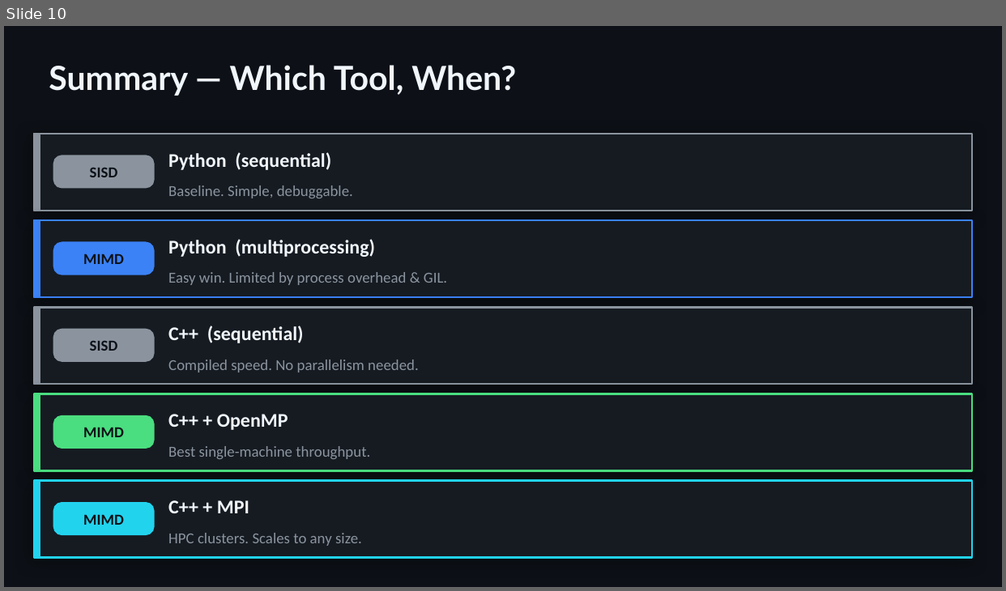
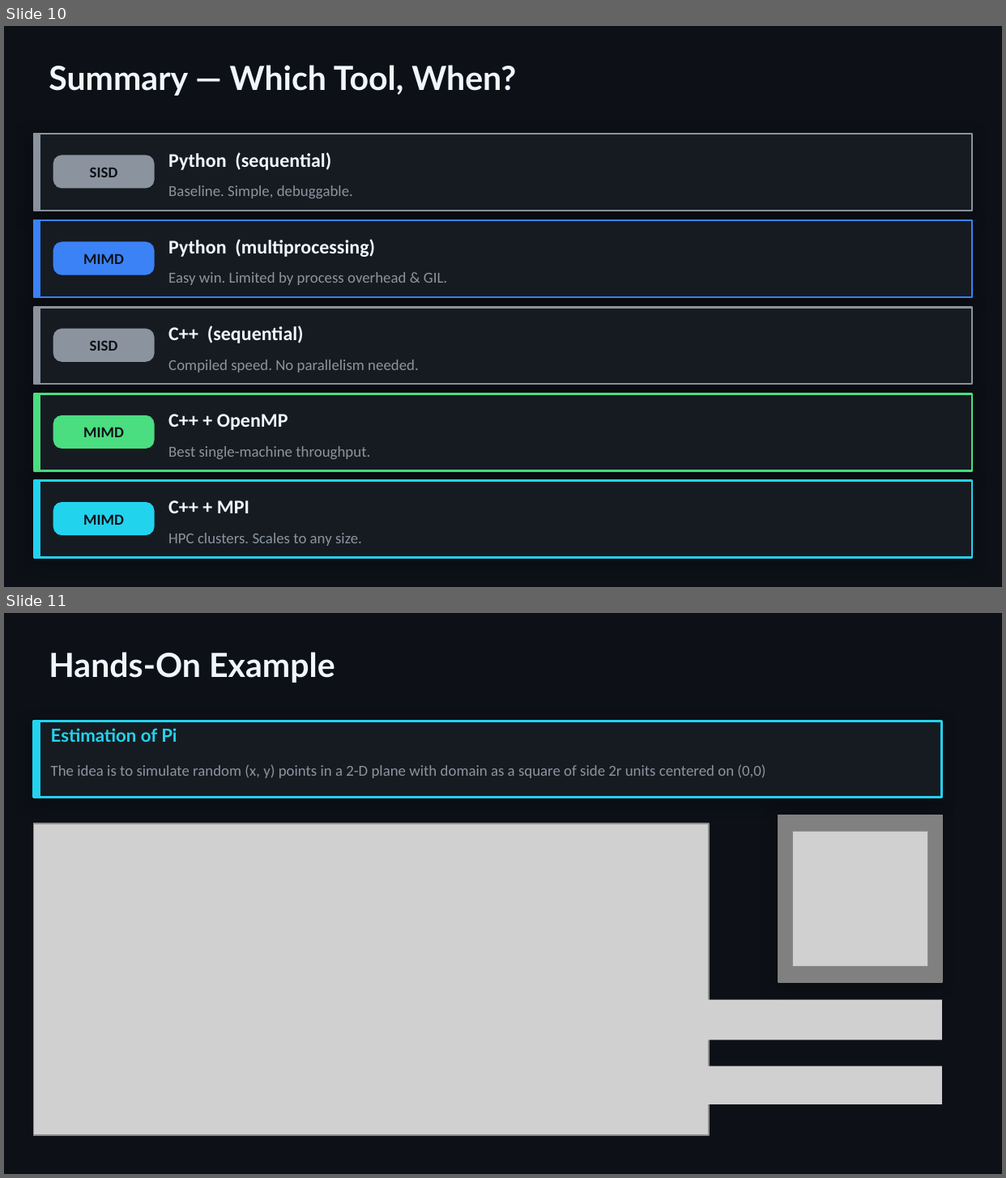
Before and after one commit to youssefwally/FromForLoopToSupercomputer, a slide deck: parallel_computing .pptx. Shown one above the other, each under a label of ours: slide 10 before the commit, slides 10 and 11 after it. The pictures are 1006x591 and 1006x1178 pixels, drawn with LibreOffice and Linux fonts; fonts in the diff are those of the drawing; grey boxes stand for pictures. Boxes give left, top, right and bottom in pixels: in the first picture for what was removed or moved away, otherwise in the second. Text is boxed around its words. In the diff, an @@ line names an element or a change of style, - is before the commit and + after.

Commit message:
updated powerpoint

```diff
--- a/parallel_computing .pptx
+++ b/parallel_computing .pptx
@@ slide 11 added at [4,613,1002,1174], background #0D1117 @@
@@ text added at [49,652,335,683], 24 pt, text #F0F6FC, bold @@
+Hands-On Example
@@ group added at [34,721,942,798]: 2 rectangles, 2 texts @@
+Estimation of Pi
+The idea is to simulate random (x, y) points in a 2-D plane with domain as a square of side 2r units centered on (0,0)
@@ picture added at [34,824,709,1135] @@
@@ rectangle added at [778,815,942,982], fill #808080, outline #808080 1 pt @@
@@ picture added at [792,832,928,967] @@
@@ picture added at [653,1000,942,1040] @@
@@ picture added at [653,1066,942,1104] @@
```
